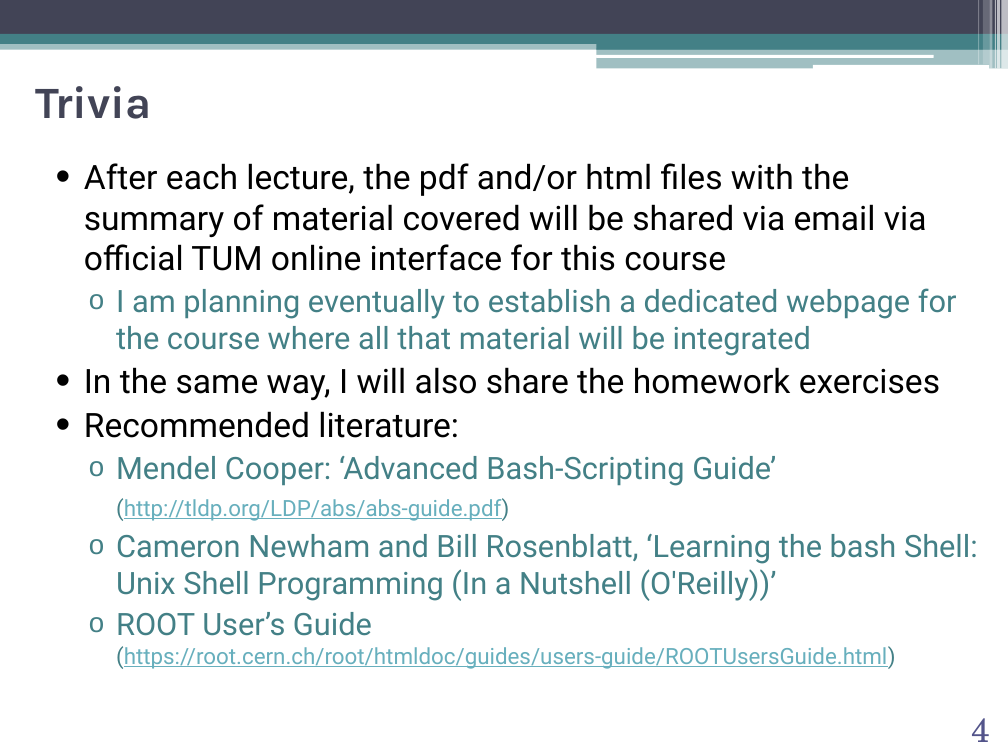
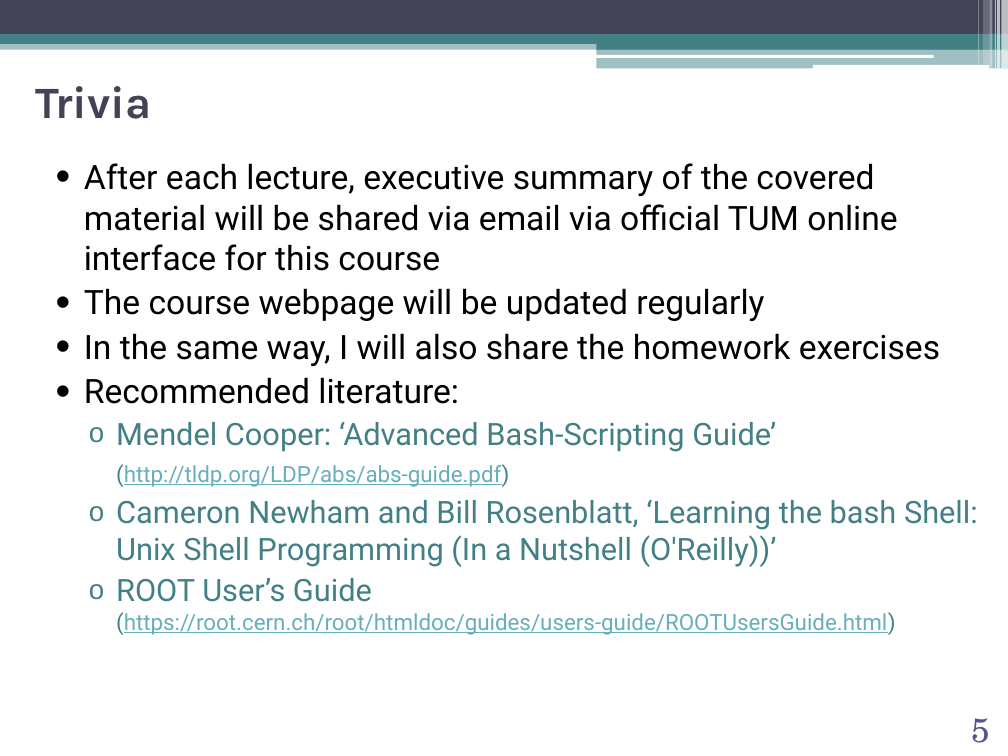
Before and after one commit to abilandz/PH8124, a slide deck: slide 5 of Lecture_1/ABilandzic_PH8124_SS2020_0c.pptx (slide 4 before the commit). Drawn at 1008x756 pixels with LibreOffice and Linux fonts; fonts in the diff are those of the drawing; background and template pictures are left out. Boxes give left, top, right and bottom in pixels: in the first picture for what was removed or moved away, otherwise in the second. Text is boxed around its words. In the diff, an @@ line names an element or a change of style, - is before the commit and + after.

Commit message:
updated pdf file in Lecture 1

```diff
--- a/Lecture_1/ABilandzic_PH8124_SS2020_0c.pptx
+++ b/Lecture_1/ABilandzic_PH8124_SS2020_0c.pptx
@@ text at (84, 163, 897, 321): text changed @@
-• After each lecture, the pdf and/or html files with the summary of material covered will be shared via email via official TUM online interface for this course
-  o I am planning eventually to establish a dedicated webpage for the course where all that material will be integrated
+• After each lecture, executive summary of the covered material will be shared via email via official TUM online interface for this course
+• The course webpage will be updated regularly
@@ page number at (971, 718, 990, 743): text changed @@
-4
+5
```
Also in this commit, not shown: 1 other slide changed, 1 slide added, 2 other files.
